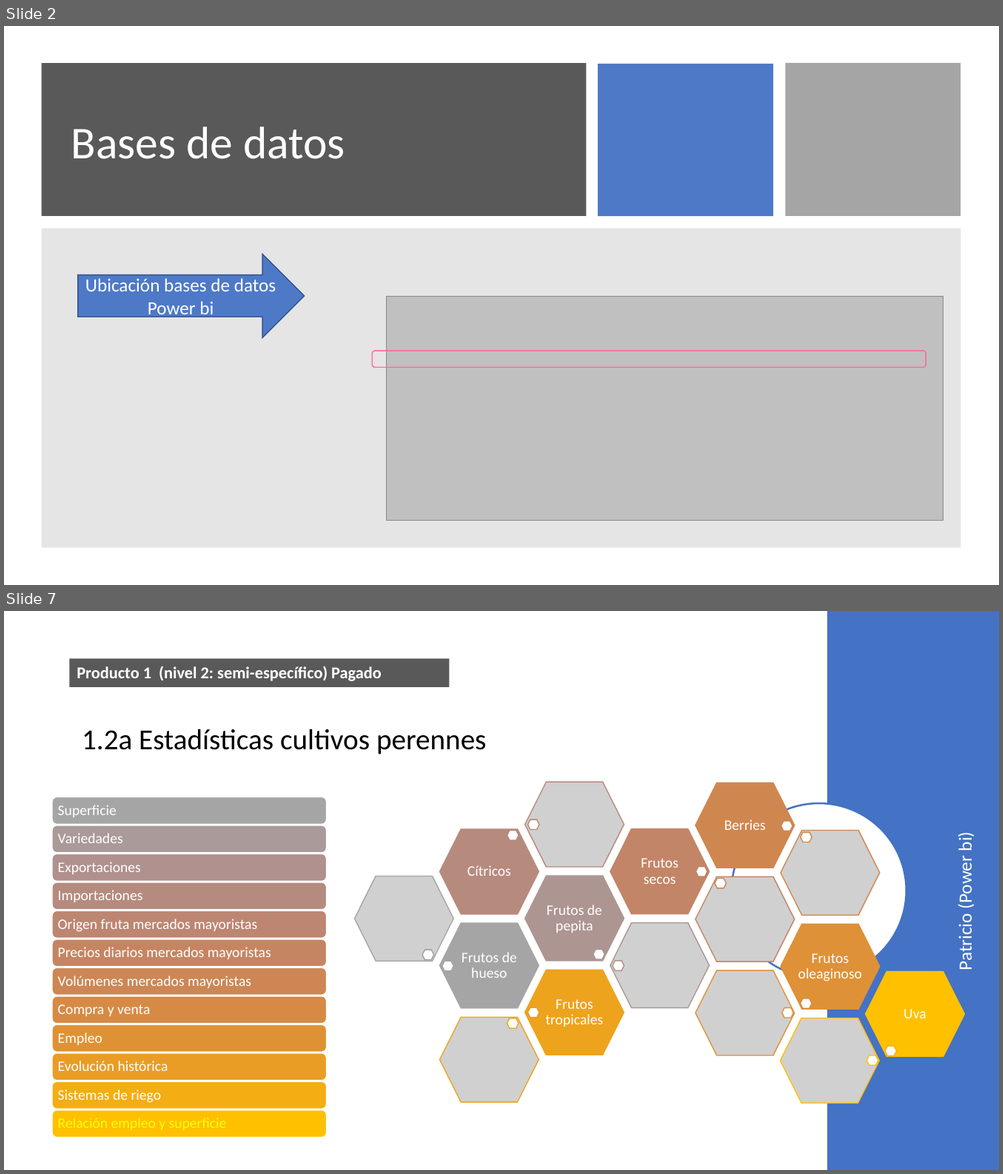
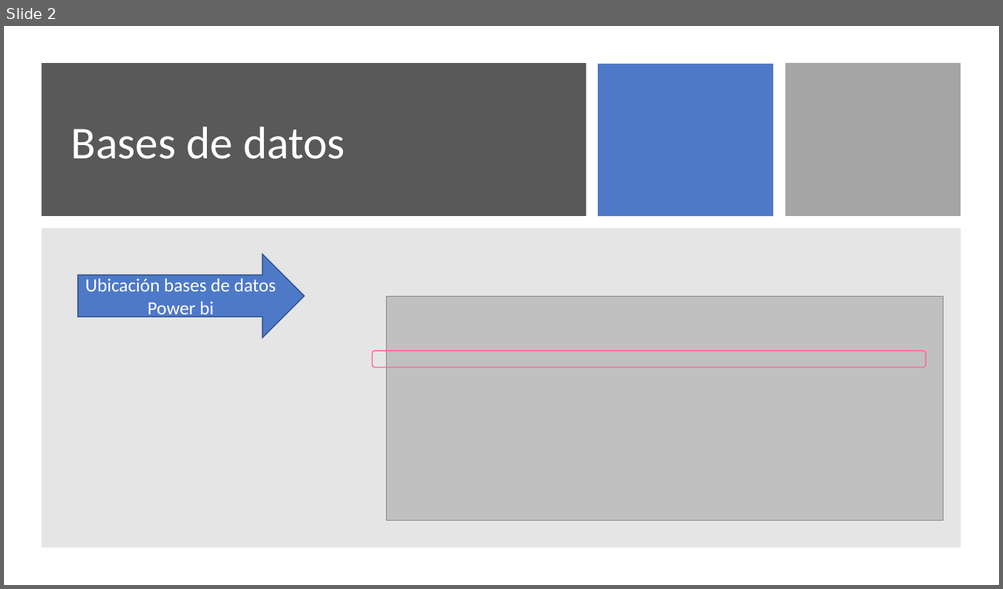
Before and after one commit to Sud-Austral/DATA-AGRO, a slide deck: DATAAGRO_papa/Power Bi_PAPA.pptx. Shown one above the other, each under a label of ours: slides 2 and 7 before the commit, slide 2 after it; the slides between them are not shown. The pictures are 1003x1174 and 1003x589 pixels, drawn with LibreOffice and Linux fonts; fonts in the diff are those of the drawing; grey boxes stand for pictures. Boxes give left, top, right and bottom in pixels: in the first picture for what was removed or moved away, otherwise in the second. Text is boxed around its words. In the diff, an @@ line names an element or a change of style, - is before the commit and + after.

```diff
--- a/DATAAGRO_papa/Power Bi_PAPA.pptx
+++ b/DATAAGRO_papa/Power Bi_PAPA.pptx
@@ slide 7 removed at bbox=[4, 611, 999, 1170], background #FFFFFF @@
@@ rectangle removed at bbox=[827, 611, 999, 1170] @@
@@ rectangle removed at bbox=[70, 659, 449, 687] @@
-Producto 1 (nivel 2: semi-específico) Pagado
@@ title removed at bbox=[82, 729, 486, 755] @@
-1.2a Estadísticas cultivos perennes
@@ ellipse removed at bbox=[731, 803, 906, 978] @@
@@ text removed at bbox=[953, 834, 976, 969] @@
-Patricio (Power bi)
@@ group removed at bbox=[355, 782, 965, 1103]: 24 hexagons, 8 texts, 8 pictures @@
-Frutos de hueso
-Frutos de pepita
-Cítricos
-Frutos secos
-Berries
-Frutos oleaginoso
-Frutos tropicales
-Uva
@@ group removed at bbox=[53, 797, 327, 1138]: 12 rounded rectangles, 12 texts @@
-Superficie
-Variedades
-Exportaciones
-Importaciones
-Origen fruta mercados mayoristas
-Precios diarios mercados mayoristas
-Volúmenes mercados mayoristas
-Compra y venta
-Empleo
-Evolución histórica
-Sistemas de riego
-Relación empleo y superficie
```
Also in this commit, not shown: 1 slide changed, 12 slides added, 29 other slides removed, 7 other files.
